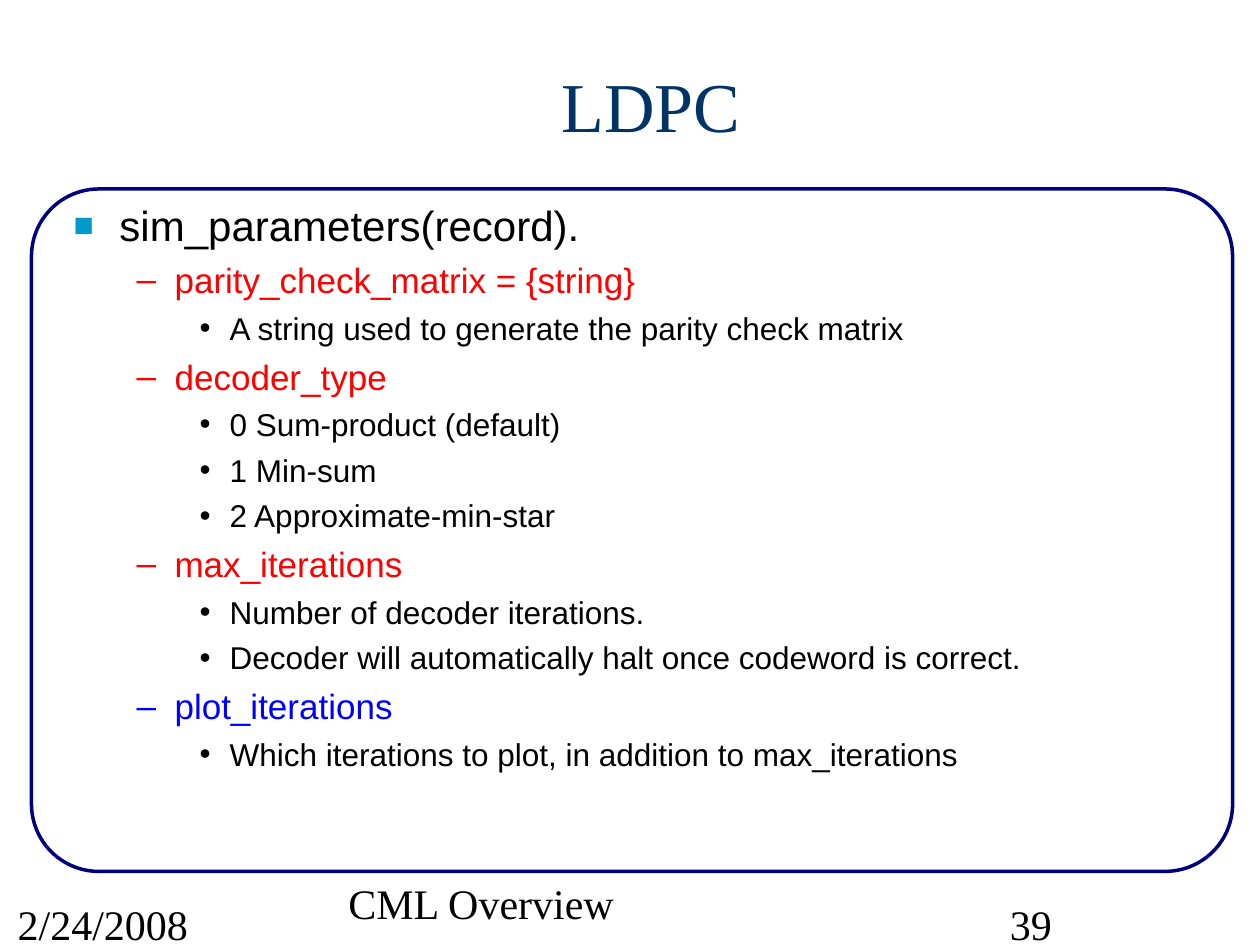
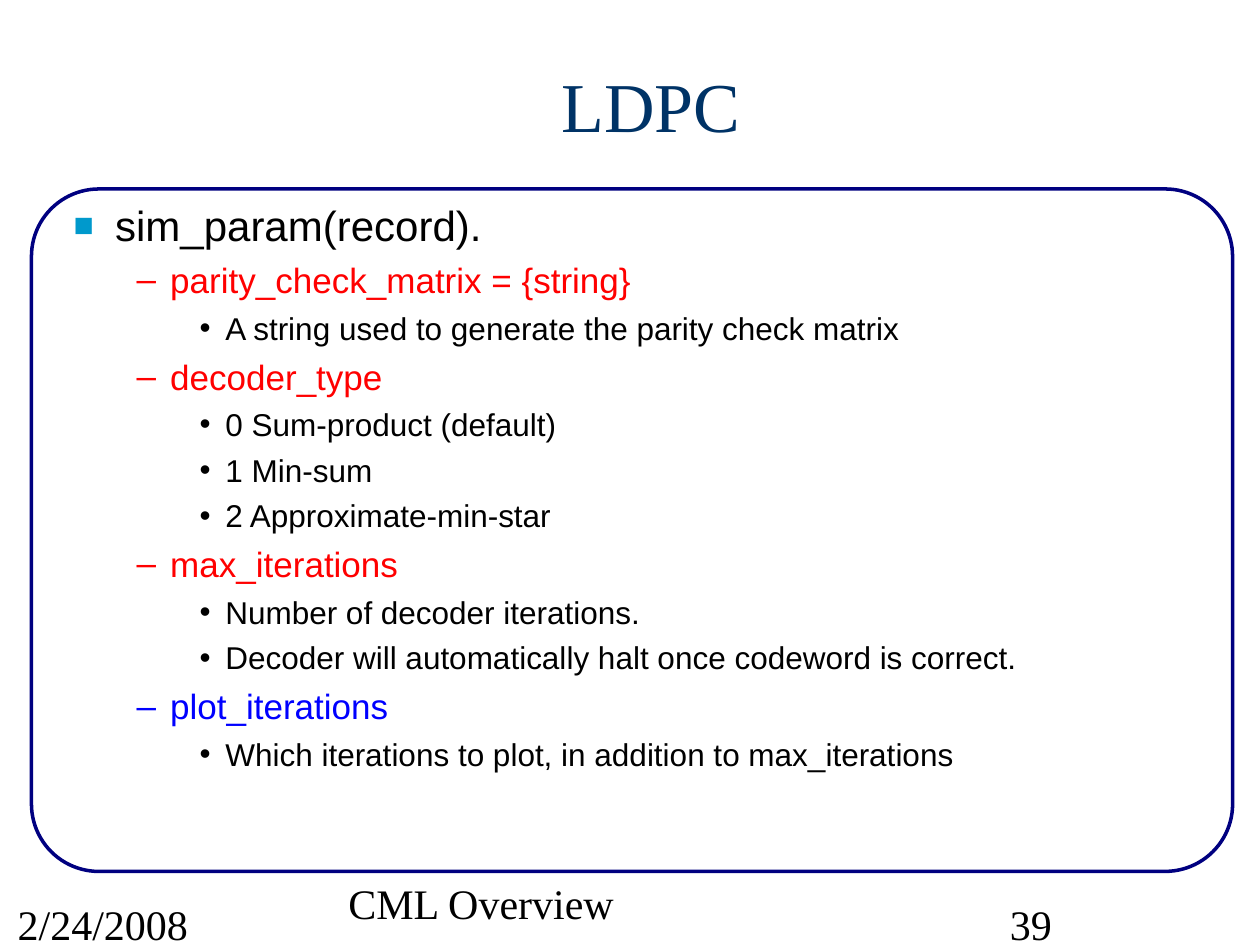
Before and after one commit to wvu-wcrl/PCS, a slide deck: slide 39 of pcs/projects/cml/doc/src/CMLoverview.ppt. Drawn at 1260x945 pixels with LibreOffice and Linux fonts; fonts in the diff are those of the drawing. Boxes give left, top, right and bottom in pixels: in the first picture for what was removed or moved away, otherwise in the second. Text is boxed around its words. In the diff, an @@ line names an element or a change of style, - is before the commit and + after.

Commit message:
Bug fix in J() mutual information function. Modification to DncTwrc, LdpcHmat, ExitP2P scenario files.

```diff
--- a/pcs/projects/cml/doc/src/CMLoverview.ppt
+++ b/pcs/projects/cml/doc/src/CMLoverview.ppt
@@ text at bbox=[115, 210, 481, 249]: text changed @@
-■ sim_parameters(record).
+■ sim_param(record).
@@ text at bbox=[170, 267, 1016, 772]: indent changed @@
```
Also in this commit, not shown: 92 other slides changed, 17 slides added, 4 other files.
